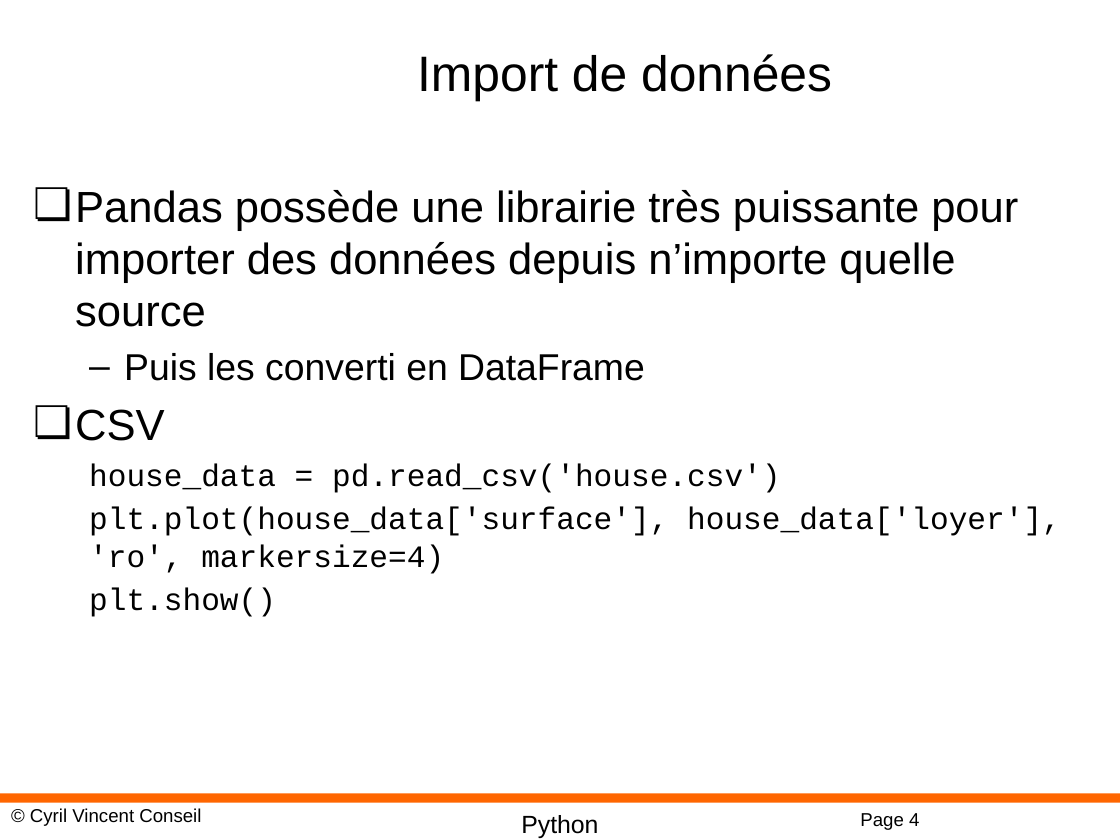
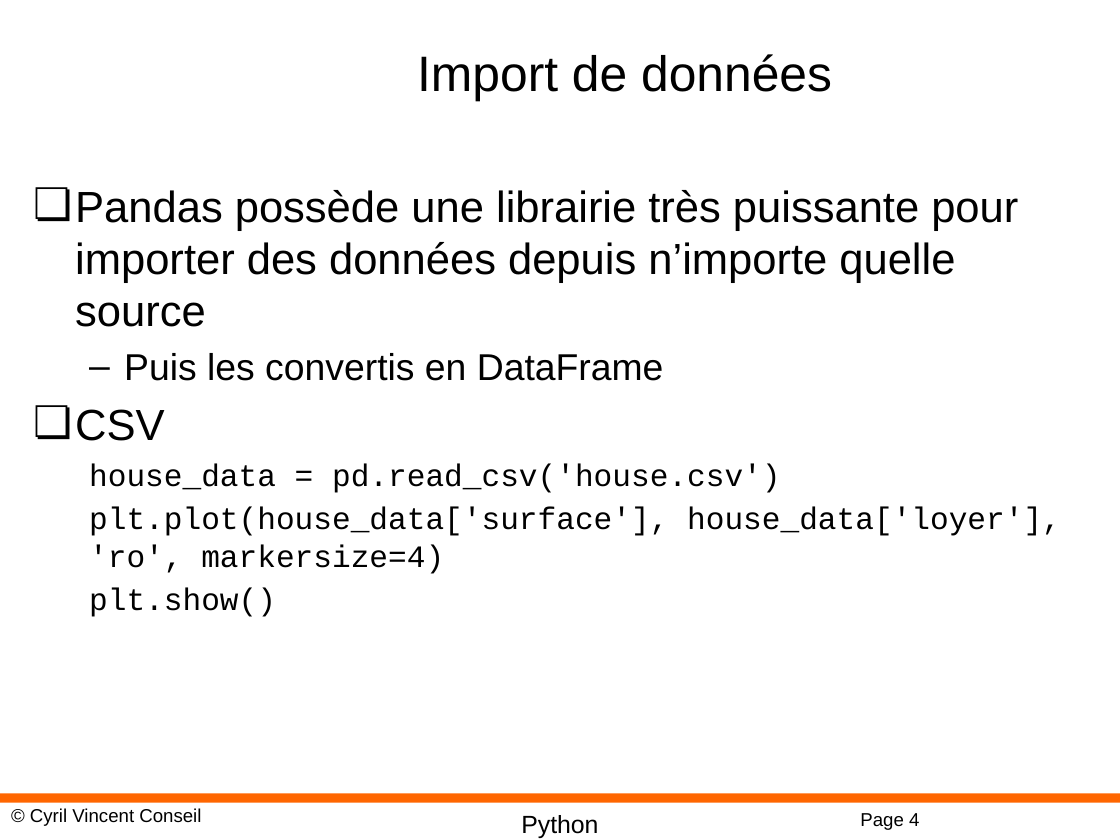
Before and after one commit to cyrilvincent/python, a slide deck: slide 4 of ppt/PythonMath11-Pandas.pptx. Drawn at 1120x840 pixels with LibreOffice and Linux fonts; fonts in the diff are those of the drawing; background and template pictures are left out. Boxes give left, top, right and bottom in pixels: in the first picture for what was removed or moved away, otherwise in the second. Text is boxed around its words. In the diff, an @@ line names an element or a change of style, - is before the commit and + after.

```diff
--- a/ppt/PythonMath11-Pandas.pptx
+++ b/ppt/PythonMath11-Pandas.pptx
@@ text at (124,353,664,381): text changed @@
-  – Puis les converti en DataFrame
+  – Puis les convertis en DataFrame
```
Also in this commit, not shown: 3 other files.
